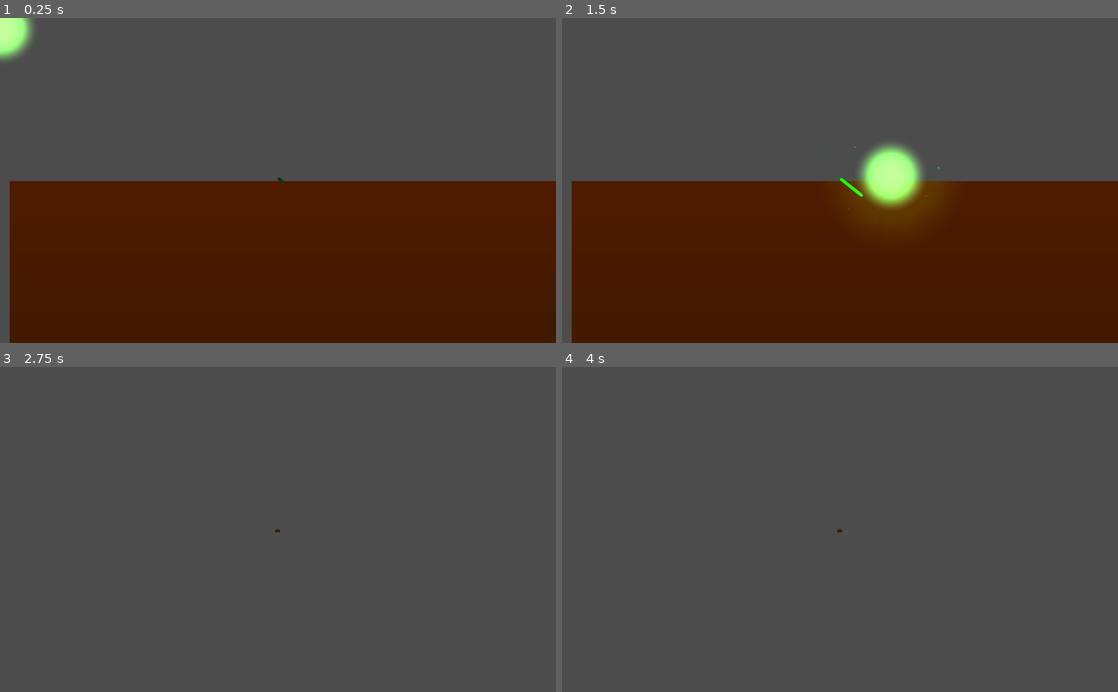
Above: before the commit, frames 1-4 (two rows, left to right).
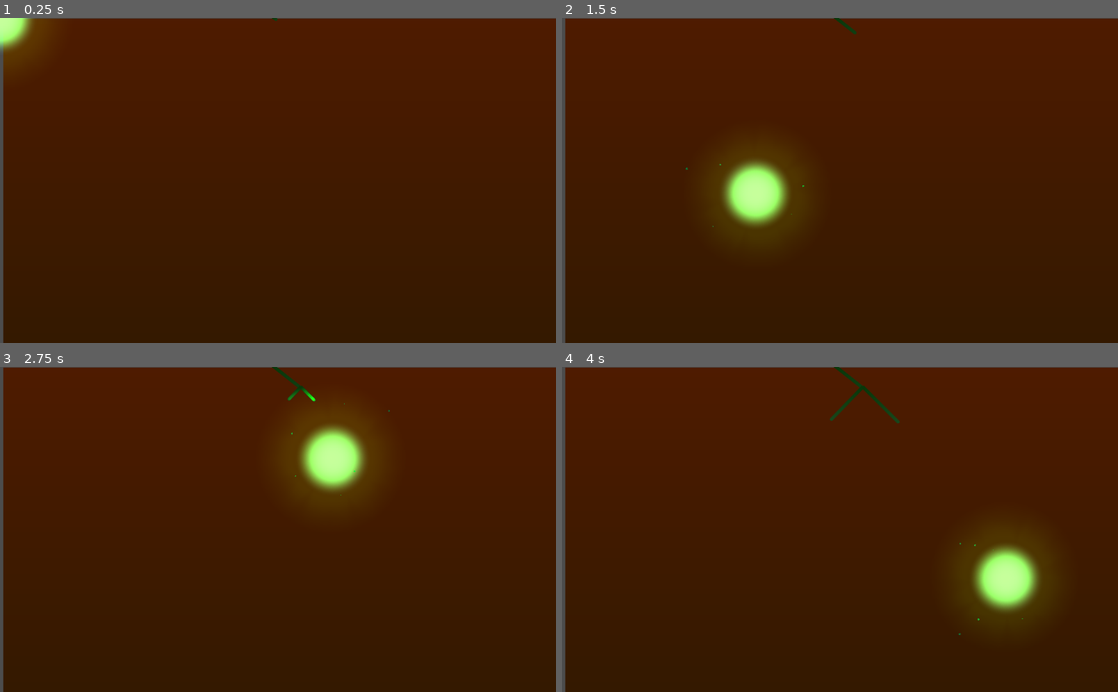
Above: after the commit, the same moments.

Repository: TaneliR/fgj2023
Game: Godot game, scene res://Scenes/TanelinScene.tscn
Two runs of this game, one before a commit and one after it. Both use one fixed random seed, a clock stepped at 60 frames per second and the inputs below. This scene is started directly instead of the project's main scene.
Inputs (mouse positions are in pixels of both pictures, inside the frame that each line leads up to):
- Up to frame 1 (0.25 s): no input
- Up to frame 2 (1.5 s): tap Enter at 0.5 s; move the mouse to (962, 164) at 0.52 s; press the mouse at (962, 164) at 0.53 s; hold Up (ui_up) 0.53-1.28 s; move the mouse to (728, 196) at 1.27 s; release the mouse at (728, 196) at 1.28 s; click (728, 196) at 1.35 s
- Up to frame 3 (2.75 s): move the mouse to (333, 458) at 2.02 s; press the mouse at (333, 458) at 2.03 s; hold Up (ui_up) from 2.03 s (still down)
- Up to frame 4 (4 s): tap Space at 2.75 s; move the mouse to (812, 594) at 2.77 s; release the mouse at (812, 594) at 2.78 s; click (812, 594) at 2.85 s; tap Enter at 3.5 s; move the mouse to (1006, 578) at 3.52 s; release Up (ui_up) at 3.53 s; press the mouse at (1006, 578) at 3.53 s

The runs differ from the first frame. In frame 1, 50% of the frame differs, in the area x 0-100%, y 0-100%; in frame 2, 54%; in frame 3, 99%; in frame 4, 99%.

Commit message:
Add getting random target root node for mole

Diff:
--- a/Roots/Prefabs/mole.tscn
+++ b/Roots/Prefabs/mole.tscn
@@ -45,7 +45,7 @@
 [node name="AnimatedSprite" type="AnimatedSprite" parent="."]
 position = Vector2( -8, -8 )
 frames = SubResource( 6 )
-frame = 1
+frame = 2
 speed_scale = 3.0
 playing = true
 centered = false
--- a/Roots/Scenes/TanelinScene.tscn
+++ b/Roots/Scenes/TanelinScene.tscn
@@ -6,7 +6,6 @@
 [ext_resource path="res://Sprites/spot.png" type="Texture" id=4]
 [ext_resource path="res://Sprites/light.png" type="Texture" id=5]
 [ext_resource path="res://Scripts/MouseMagnet.gd" type="Script" id=6]
-[ext_resource path="res://Scenes/CameraNode.tscn" type="PackedScene" id=7]
 
 [sub_resource type="CanvasItemMaterial" id=1]
 
@@ -59,8 +58,6 @@
 position = Vector2( 2, 0 )
 script = ExtResource( 3 )
 
-[node name="CameraNode" parent="." instance=ExtResource( 7 )]
-
 [node name="BG" type="Sprite" parent="."]
 material = SubResource( 1 )
 position = Vector2( 519.5, 305.5 )
--- a/Roots/Scripts/mole.gd
+++ b/Roots/Scripts/mole.gd
@@ -4,10 +4,21 @@
 var hits = 10
 
 onready var target = position
+onready var rng = RandomNumberGenerator.new()
 var velocity = Vector2()
 
 func _ready():
+	rng.randomize()
 	add_to_group("moles")
+	get_target()
+
+func get_target():
+	var targets = get_tree().get_nodes_in_group("roots")
+	print(targets)
+	var randIndex = rng.randi_range(0, targets.size()-1)
+	var targetNode = targets[randIndex]
+	var target = Vector2(targetNode.position.x, targetNode.position.y)
+	return target
 
 func take_damage():
 	hits -= 1
@@ -22,7 +33,8 @@
 
 func _input(event):
 	if event.is_action_pressed("ui_up"):
-		target = get_global_mouse_position()
+		#target = get_global_mouse_position()
+		target = get_target()
 		print(target)
 		print(position.direction_to(target).x)
 		if position.direction_to(target).x < 0:
Not shown: 1 places in Roots/Scenes/TanelinScene.tscn that only renumber resources
